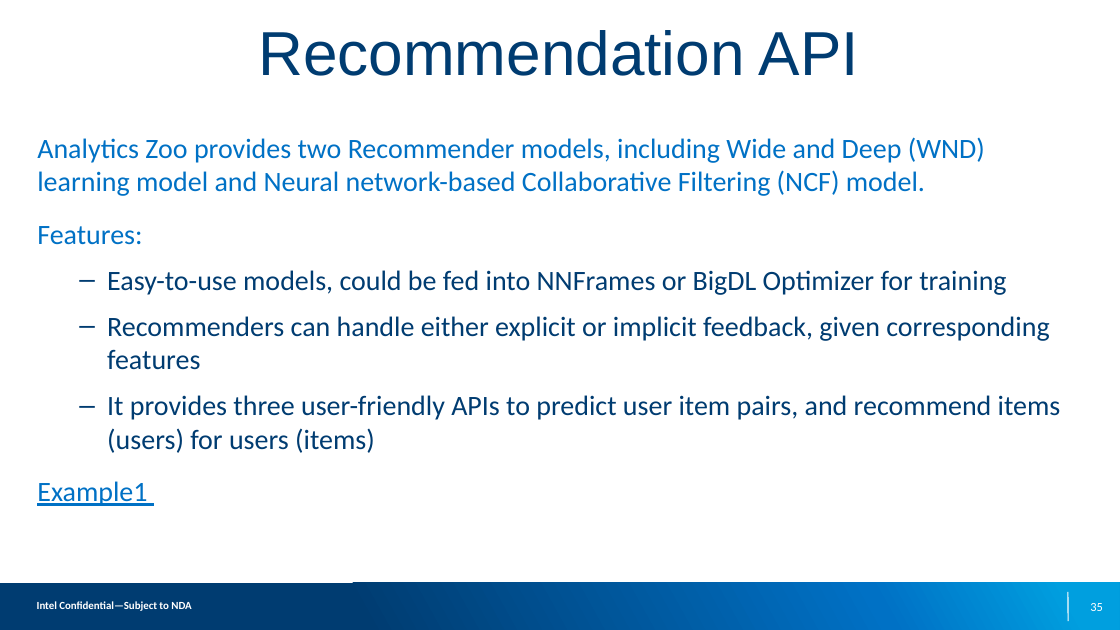
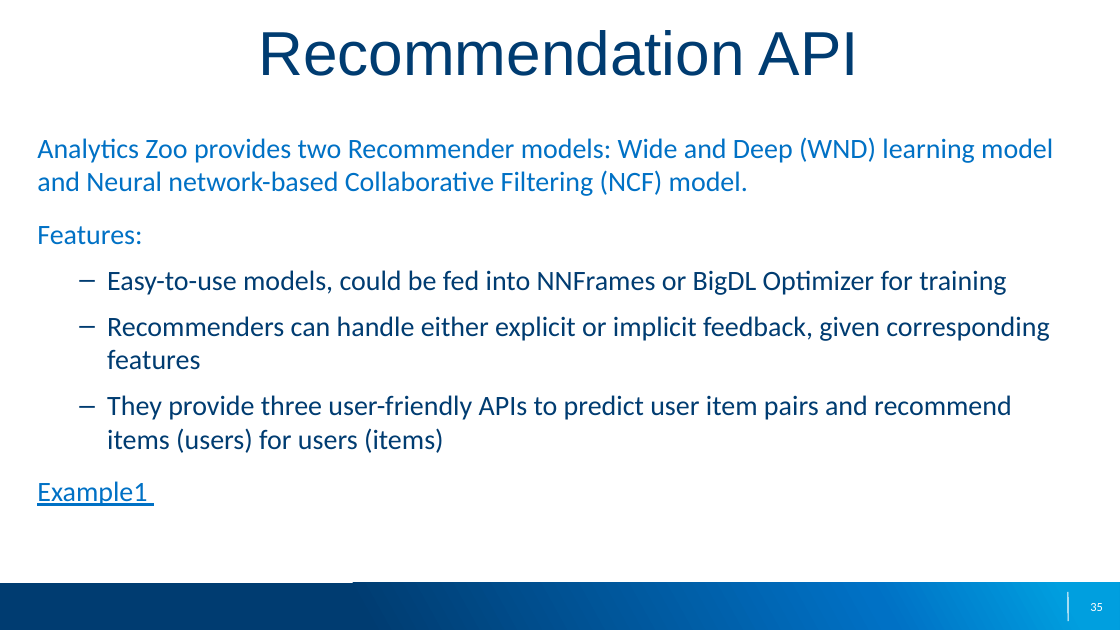
Before and after one commit to elephantscale/intel-analytics-zoo-tutorials, a slide deck: slide 35 of slides/1-Analytics-Zoo-Overview.pptx. Drawn at 1120x630 pixels with LibreOffice and Linux fonts; fonts in the diff are those of the drawing; background and template pictures are left out. Boxes give left, top, right and bottom in pixels: in the first picture for what was removed or moved away, otherwise in the second. Text is boxed around its words. In the diff, an @@ line names an element or a change of style, - is before the commit and + after.

Commit message:
fix overview slides [2]
- incorporated Intel feedback
- taken care of of copyright signs

```diff
--- a/slides/1-Analytics-Zoo-Overview.pptx
+++ b/slides/1-Analytics-Zoo-Overview.pptx
@@ text at box(37, 137, 1053, 196): text changed @@
-Analytics Zoo provides two Recommender models, including Wide and Deep (WND) learning model and Neural network-based Collaborative Filtering (NCF) model.
+Analytics Zoo provides two Recommender models: Wide and Deep (WND) learning model and Neural network-based Collaborative Filtering (NCF) model.
@@ text at box(107, 395, 1012, 453): text changed @@
-    – It provides three user-friendly APIs to predict user item pairs, and recommend items (users) for users (items)
+    – They provide three user-friendly APIs to predict user item pairs and recommend items (users) for users (items)
@@ text removed at box(37, 601, 191, 611) @@
-Intel Confidential—Subject to NDA
```
Also in this commit, not shown: 40 other slides changed, 1 slide added, 1 slide removed.
